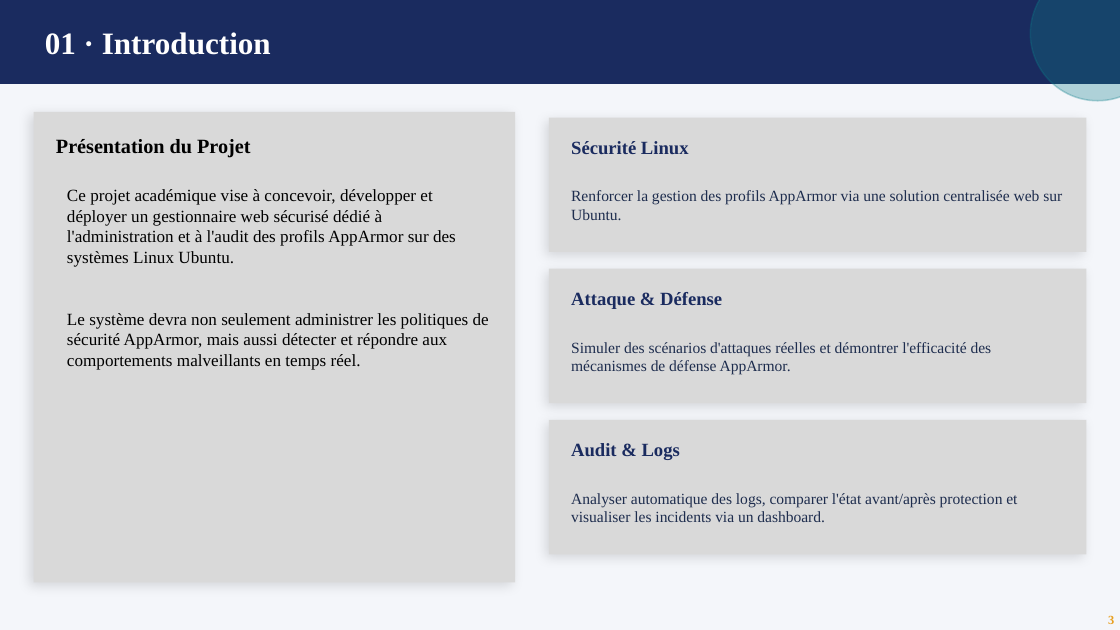
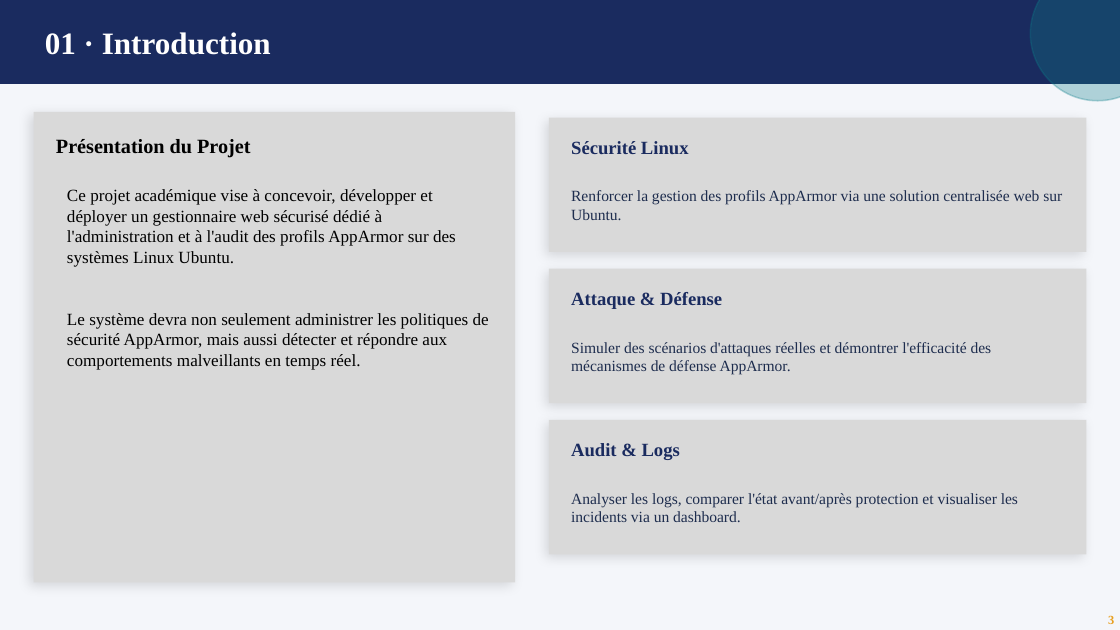
Before and after one commit to OpenSecureFoundation/Web-AppArmor-Manager, a slide deck: slide 3 of Dossier_Analyse_AppArmor.pptx. Drawn at 1120x630 pixels with LibreOffice and Linux fonts; fonts in the diff are those of the drawing. Boxes give left, top, right and bottom in pixels: in the first picture for what was removed or moved away, otherwise in the second. Text is boxed around its words. In the diff, an @@ line names an element or a change of style, - is before the commit and + after.

```diff
--- a/Dossier_Analyse_AppArmor.pptx
+++ b/Dossier_Analyse_AppArmor.pptx
@@ text at (x1=571, y1=493, x2=1018, y2=522): text changed @@
-Analyser automatique des logs, comparer l'état avant/après protection et visualiser les incidents via un dashboard.
+Analyser les logs, comparer l'état avant/après protection et visualiser les incidents via un dashboard.
```
Also in this commit, not shown: 8 other slides changed, 2 slides added, 13 slides removed, 1 other file.
